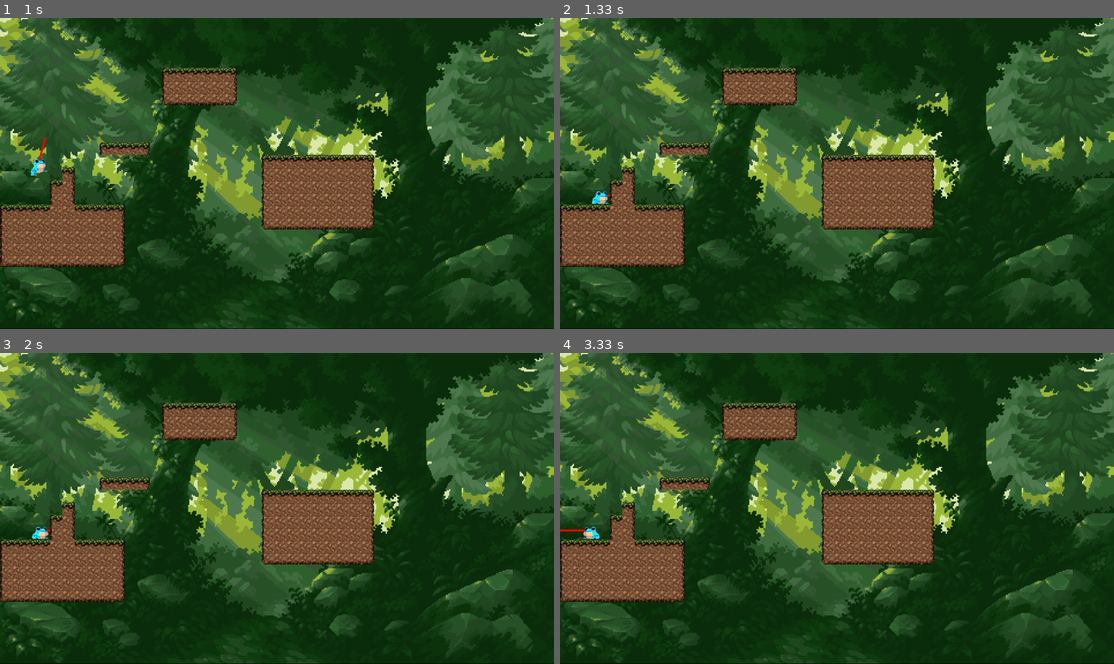
Above: before the commit, frames 1-4 (two rows, left to right).
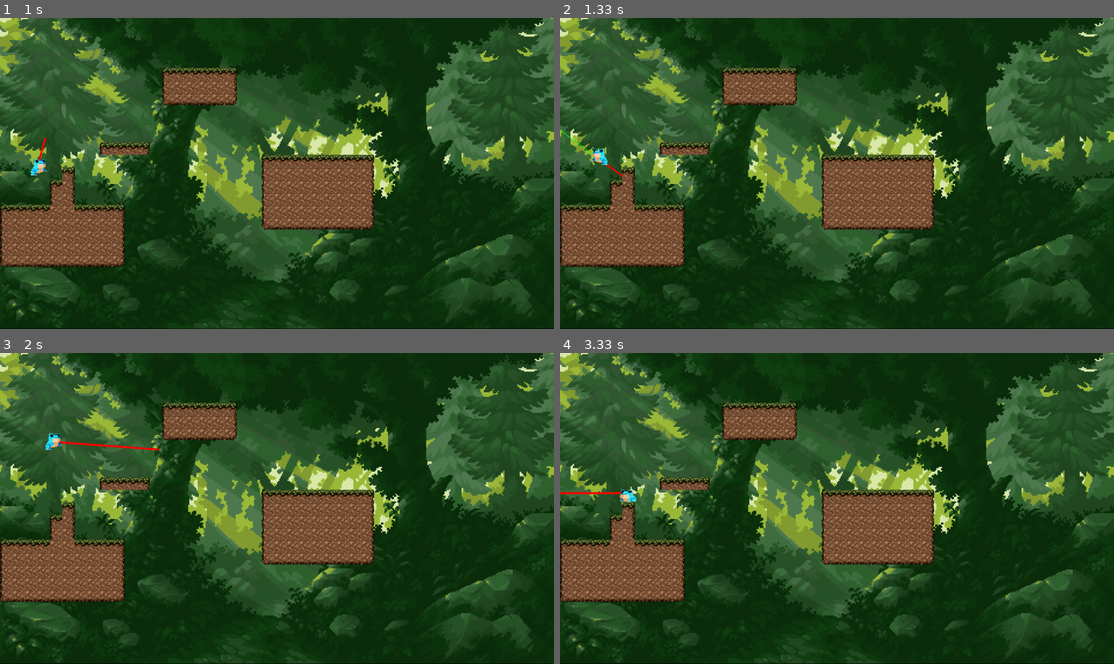
Above: after the commit, the same moments.

Repository: GuilhermeGZanetti/pygame-engine
Game: pygame game, started from main.py
Two runs of this game, one before a commit and one after it. Both use one fixed random seed, a clock stepped at 60 frames per second and the inputs below.
Inputs:
- Up to frame 1 (1 s): hold Z 0.33-0.8 s; hold Right 0.33-0.8 s; hold X from 0.83 s (still down); hold Right from 0.83 s (still down); tap Z at 0.9 s
- Up to frame 2 (1.33 s): tap Z at 1.2 s; release X at 1.3 s; release Right at 1.3 s
- Up to frame 3 (2 s): hold Right 1.33-1.8 s; tap Z at 1.4, 1.7 s
- Up to frame 4 (3.33 s): hold Right 2.17-2.63 s; tap Z at 2.23, 2.53, 2.73, 3.03 s; hold Left 2.67-3.2 s

Frame 1 is identical in both runs. In frame 2, 0.3% of the frame differs, in the area x 0-12%, y 35-60%; in frame 3, 0.3%, in the area x 5-29%, y 25-60%; in frame 4, 0.3%.

Commit message:
tentativa lingua

Diff:
--- a/frog.py
+++ b/frog.py
@@ -3,6 +3,7 @@
 from animator import Animator
 from config import Config
 from grappling_tongue import GrapplingTongue
+from physics import PhysicsComponent
 from src.tilemap import GameMap, Tile
 from src.utils import load_img
 from src.vector2d import Vector2D
@@ -16,9 +17,9 @@
         self.run_sprite_sheet: Surface = load_img(run_sprite_sheet)
         self.idle_sprite_sheet: Surface = load_img(idle_sprite_sheet)
         self.rect: Rect = pygame.rect.Rect(px, py, Config.FROG_WIDTH * size, Config.FROG_HEIGHT * size)
-        self.velocity: Vector2D = Vector2D(0, 0)
         self.max_velocity = Config.FROG_SPEED
         self.position: Vector2D = Vector2D(px, py)
+        self.physics: PhysicsComponent = PhysicsComponent(parent=self)
 
         self.grappling_tongue = GrapplingTongue(self)
 
@@ -38,7 +39,6 @@
         self.handle_input(level)
 
         self.grappling_tongue.update(screen=screen, level=level)
-
         self.apply_physics(level=level)
         self.move_and_apply_collisions(level=level)
         self.verify_screen_bounds()
@@ -73,26 +73,26 @@
         else:
             self.pressed_tongue = False
 
-        if pressed_keys[pygame.K_UP]:
+        if pressed_keys[pygame.K_x]:
             if not self.is_jumping(level):
                 self.start_jump()
 
     def command_move(self, right: bool):
         flag_sign = 1 if right else -1
-        velocity = self.velocity.x + flag_sign * Config.FROG_ACCELERATION * self.delta_time
+        velocity = self.physics.velocity.x + flag_sign * Config.FROG_ACCELERATION * self.delta_time
         if abs(velocity) < self.max_velocity:
-            self.velocity.x = velocity
+            self.physics.velocity.x = velocity
         self.is_moving = True
 
 
     def start_jump(self) -> None:
-        self.velocity.y = -Config.JUMP_SPEED
+        self.physics.velocity.y = -Config.JUMP_SPEED
 
 
     #### ANIMATION ####
     def animate(self, level: GameMap) -> None:
         self.animator.update(
-            velocity=self.velocity,
+            velocity=self.physics.velocity,
             is_jumping=self.is_jumping(level),
             delta_time=self.delta_time,
             is_running=self.is_moving
@@ -123,68 +123,74 @@
 
     def apply_physics(self, level: GameMap) -> None:
         fixed_drag = Config.FIXED_DRAG if self.is_jumping(level) else Config.FIXED_DRAG * 50
-        if self.velocity.x > 0:
-            self.velocity.x -= (Config.DRAG * (self.velocity.x)/2 + fixed_drag) * self.delta_time
-            if self.velocity.x < 0:
-                self.velocity.x = 0
-        elif self.velocity.x < 0:
-            self.velocity.x += (Config.DRAG * (self.velocity.x)/2 + fixed_drag) * self.delta_time
-            if self.velocity.x > 0:
-                self.velocity.x = 0
-
-        if self.velocity.y > 0:
-            self.velocity.y -= (Config.DRAG * (self.velocity.y)/2 + fixed_drag) * self.delta_time
-            if self.velocity.y < 0:
-                self.velocity.y = 0
-        elif self.velocity.y < 0:
-            self.velocity.y += (Config.DRAG * (self.velocity.y)/2 + fixed_drag) * self.delta_time
-            if self.velocity.y > 0:
-                self.velocity.y = 0
-
-        self.velocity.y += Config.GRAVITY * self.delta_time
+        if self.physics.velocity.x > 0:
+            self.physics.velocity.x -= fixed_drag * self.delta_time
+            if self.physics.velocity.x < 0:
+                self.physics.velocity.x = 0
+        elif self.physics.velocity.x < 0:
+            self.physics.velocity.x += fixed_drag * self.delta_time
+            if self.physics.velocity.x > 0:
+                self.physics.velocity.x = 0
+
+        if self.physics.velocity.y > 0:
+            self.physics.velocity.y -= fixed_drag * self.delta_time
+            if self.physics.velocity.y < 0:
+                self.physics.velocity.y = 0
+        elif self.physics.velocity.y < 0:
+            self.physics.velocity.y += fixed_drag * self.delta_time
+            if self.physics.velocity.y > 0:
+                self.physics.velocity.y = 0
+
+        # drag_force = -(Config.DRAG * (self.physics.velocity)/2)
+        # self.physics.apply_force(drag_force)
+        gravity_force = Vector2D(0, Config.GRAVITY)
+        self.physics.apply_force(gravity_force)
+
+        self.physics.update(delta_time=self.delta_time)
+
 
     def move_and_apply_collisions(self, level: GameMap) -> None:
         # Move in x direction
-        self.position.x += self.velocity.x * self.delta_time
+        self.position.x += self.physics.velocity.x * self.delta_time
         self.rect.x = int(self.position.x)  # Update rect x position
 
         collided_tile: Tile | None = level.detect_tile_collision(self.rect)
         if collided_tile:
-            if self.velocity.x > 0:  # Moving right
+            if self.physics.velocity.x > 0:  # Moving right
                 self.position.x = collided_tile.rect.left - self.rect.width
-            elif self.velocity.x < 0:  # Moving left
+            elif self.physics.velocity.x < 0:  # Moving left
                 self.position.x = collided_tile.rect.right
-            self.velocity.x = 0
+            self.physics.velocity.x = 0
         self.rect.x = int(self.position.x)  # Update rect after collision resolution
 
         # Move in y direction
-        self.position.y += self.velocity.y * self.delta_time
+        self.position.y += self.physics.velocity.y * self.delta_time
         self.rect.y = int(self.position.y)  # Update rect y position
 
         collided_tile = level.detect_tile_collision(self.rect)
         if collided_tile:
-            if self.velocity.y > 0:  # Moving down
+            if self.physics.velocity.y > 0:  # Moving down
                 self.position.y = collided_tile.rect.top - self.rect.height
-            elif self.velocity.y < 0:  # Moving up
+            elif self.physics.velocity.y < 0:  # Moving up
                 self.position.y = collided_tile.rect.bottom
-            self.velocity.y = 0
-            self.velocity.x -= self.velocity.x/2
+            self.physics.velocity.y = 0
+            self.physics.velocity.x -= self.physics.velocity.x/2
         self.rect.y = int(self.position.y)  # Update rect after collision resolution
 
 
     def verify_screen_bounds(self) -> None:
         if self.position.x < 0:
             self.position.x = 0
-            self.velocity.x = 0
+            self.physics.velocity.x = 0
         if self.position.x > Config.SCREEN_WIDTH - self.rect.width:
             self.position.x = Config.SCREEN_WIDTH - self.rect.width
-            self.velocity.x = 0
+            self.physics.velocity.x = 0
         if self.position.y < 0:
             self.position.y = 0
-            self.velocity.y = 0
+            self.physics.velocity.y = 0
         if self.position.y > Config.SCREEN_HEIGHT - self.rect.height:
             self.position.y = Config.SCREEN_HEIGHT - self.rect.height
-            self.velocity.y = 0
+            self.physics.velocity.y = 0
         self.rect.x = int(self.position.x)
         self.rect.y = int(self.position.y)
 
--- a/grappling_tongue.py
+++ b/grappling_tongue.py
@@ -15,6 +15,7 @@
 
         self.tongue_point: Vector2D = Vector2D(parent.position.x, parent.position.y)
         self.line: Line | None = None
+        self.tongue_len = None
 
     def is_moving(self):
         return self.is_launching or self.is_retrieving
@@ -45,6 +46,7 @@
                 self.is_launching = False
                 self.is_launched = True
                 self.line.end_point = collision
+                self.tongue_len = self.line.length()
             elif self.line.length() > Config.MAX_TONGUE_LENGTH:
                 self.is_launching = False
                 self.is_retrieving = True
@@ -64,6 +66,28 @@
                 return
             self.line.draw(screen)
         elif self.is_launched:
+            # Calculate the vector from the tongue's end point to the parent's position
+            vector_to_parent = Vector2D(*self.parent.rect.center) - self.line.end_point
+            distance = vector_to_parent.length()
+            tension_force = Vector2D(0,0)
+            # Check if the parent is beyond the maximum tongue length
+            # if distance > self.tongue_len:
+            # Get the line direction (from start to end point)
+            line_direction = vector_to_parent.normalize()
+            # Calculate tongue tension (component of gravity in the direction of line_direction)
+            # T = Fcp + Py
+            tangent_velocity = self.parent.physics.velocity.dot(Vector2D(line_direction.y, -line_direction.x).normalize())
+            centripetal_force = (tangent_velocity**2)/distance
+            tension_force = (centripetal_force + Vector2D(0,Config.GRAVITY).dot(-line_direction))*line_direction
+            #Apply force parent
+            self.parent.physics.apply_force(tension_force)
+
+            # Força de mola na lngua
+            if distance > self.tongue_len:
+                K = 10
+                spring_force = -K*(distance-self.tongue_len)*line_direction
+                self.parent.physics.apply_force(spring_force)
+
             self.line.start_point = Vector2D(*self.parent.rect.center)
-
             self.line.draw(screen)
+            Line(self.line.start_point, self.line.start_point+tension_force*1/10).draw(screen, color=(0,255,0), width=2)
--- /dev/null
+++ b/physics.py
@@ -0,0 +1,19 @@
+import pygame
+
+from src.vector2d import Vector2D
+
+class PhysicsComponent:
+    def __init__(self, parent) -> None:
+        self.parent = parent
+        self.velocity: Vector2D = Vector2D(0, 0)
+        self.resulting_force: Vector2D = Vector2D(0, 0)
+
+    def update(self, delta_time: float):
+        # Run physics
+        self.velocity.x = self.velocity.x + (self.resulting_force.x * delta_time)
+        self.velocity.y = self.velocity.y + (self.resulting_force.y * delta_time)
+
+        self.resulting_force = Vector2D(0, 0)
+
+    def apply_force(self, force: Vector2D):
+        self.resulting_force += force
--- a/scenes/GameScene.py
+++ b/scenes/GameScene.py
@@ -15,7 +15,6 @@
         self.player = Frog(run_sprite_sheet=Config.FROG_SPRITESHEET_RUN,
                            idle_sprite_sheet=Config.FROG_SPRITESHEET_IDLE,
                            px=20, py=20, size=Config.FROG_SCALE)
-
 
         self.font = pygame.font.SysFont(None, 48)
 
--- a/src/line.py
+++ b/src/line.py
@@ -8,8 +8,8 @@
         self.start_point = start_point
         self.end_point = end_point
 
-    def draw(self, screen: pygame.Surface):
-        pygame.draw.line(screen, (255, 0, 0), self.start_point.as_tuple(), self.end_point.as_tuple(), 5)
+    def draw(self, screen: pygame.Surface, color = (255, 0, 0), width = 5):
+        pygame.draw.line(screen, color, self.start_point.as_tuple(), self.end_point.as_tuple(), width)
 
     def length(self):
         vector = self.end_point - self.start_point
--- a/src/vector2d.py
+++ b/src/vector2d.py
@@ -24,10 +24,22 @@
         new_vec.y *= other
         return new_vec
 
+    def __truediv__(self, other):
+        new_vec = Vector2D(self.x, self.y)
+        new_vec.x = new_vec.x / other
+        new_vec.y = new_vec.y / other
+        return new_vec
+
+    def __neg__(self):
+        return Vector2D(-self.x, -self.y)
+
     def __str__(self):
         return f"(x={self.x:.2f}, y={self.y:.2f})"
 
     def tamanho(self):
+        return math.sqrt(self.x ** 2 + self.y ** 2)
+
+    def length(self):
         return math.sqrt(self.x ** 2 + self.y ** 2)
 
     def angulo(self):
@@ -42,3 +54,6 @@
         self.y = self.y / size
 
         return self
+
+    def dot(self, other_vector):
+        return self.x*other_vector.x + self.y*other_vector.y
